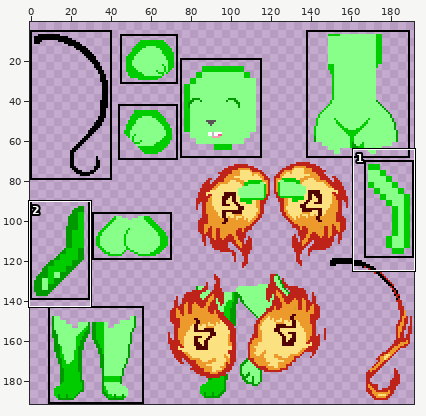
File history of a sprite sheet, cocspred/res/charview/hinezumi.png. The first picture is a wide view before the edit; the outline marks the close-up.
Close-up. First the earlier version:
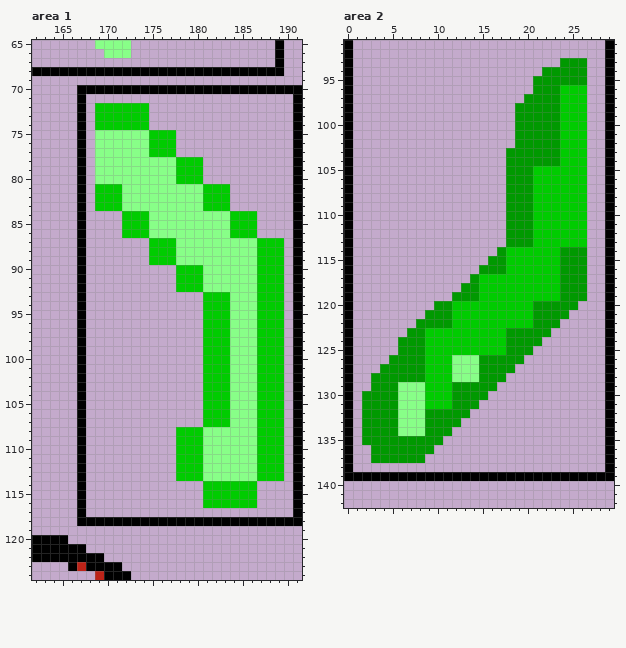
The file is 192x192 pixels. Pixels under 10% opacity are left out. Colours within 5 levels of each other are drawn and written as one. Shown: area 1: x 162..191, y 65..124; area 2: x 0..29, y 91..142. The wide view leaves out empty margins.
Once edited:
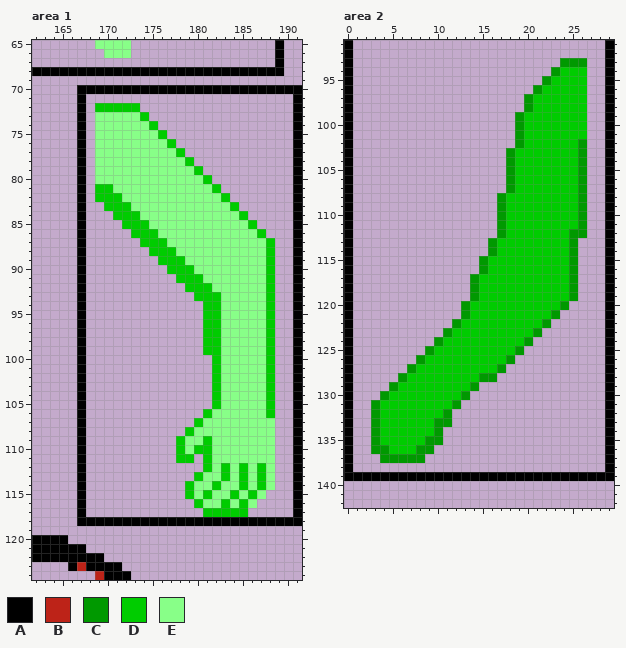
Palette (. is transparent): A #000000  B #bd2318  C #009900  D #00cc00  E #88ff88
The edit:
Area 1:
y 72: x 174 D -> .
y 73: x 169..173 DDDDD -> EEEEE
y 74: x 169..175 DDDDDD. -> EEEEEED
y 75: x 175 D -> E; x 177 D -> .
y 76: x 175..176 DD -> EE
y 77: x 175..178 DDD. -> EEED
y 78: x 178 D -> E; x 180 D -> .
y 79: x 178..179 DD -> EE
y 80: x 178..181 DDD. -> EEED
y 81: x 171 D -> E; x 181 D -> E; x 183 D -> .
y 82: x 181..182 DD -> EE
y 83: x 169 D -> .; x 172 E -> D; x 181..184 DDD. -> EEED
y 84: x 171 . -> D; x 174 D -> E; x 184 D -> E; x 186 D -> .
y 85: x 184..185 DD -> EE
y 86: x 172 D -> .; x 175 E -> D; x 184..187 DDD. -> EEED
y 87: x 174 . -> D; x 177 D -> E; x 187 D -> E; x 189 D -> .
y 88: x 187 D -> E; x 189 D -> .
y 89: x 175 D -> .; x 178 E -> D; x 187 D -> E; x 189 D -> .
y 90: x 177 . -> D; x 180 D -> E; x 187 D -> E; x 189 D -> .
y 91: x 187 D -> E; x 189 D -> .
y 92: x 178 D -> .; x 181 E -> D; x 187 D -> E; x 189 D -> .
y 93: x 180 . -> D; x 183 D -> E; x 187 D -> E; x 189 D -> .
y 94..99: x 183 D -> E; x 187 D -> E; x 189 D -> .
y 100..105: x 181 D -> .; x 183 D -> E; x 187 D -> E; x 189 D -> .
y 106: x 182..183 DD -> EE; x 187 D -> E; x 189 D -> .
y 107: x 180..183 .DDD -> DEEE; x 187..189 DDD -> EE.
y 108: x 178 D -> .; x 180 D -> E; x 187..189 DDD -> EE.
y 109: x 179..181 DDE -> EED; x 187..189 DDD -> EE.
y 110: x 179 D -> E; x 181 E -> D; x 187..189 DDD -> EE.
y 111: x 180..181 DE -> .D; x 187..189 DDD -> EE.
y 112: x 178..181 DDDE -> ...D; x 183 E -> D; x 185 E -> D; x 188..189 DD -> E.
y 113: x 178..179 DD -> ..; x 183 E -> D; x 185 E -> D; x 188..189 DD -> E.
y 114: x 179..181 ..D -> DEE; x 183..184 DD -> EE; x 186..188 D.. -> EDE
y 115: x 179..180 .. -> DE; x 182..183 DD -> EE; x 185 D -> E; x 187 . -> E
y 116: x 180..182 .DD -> DEE; x 184 D -> E; x 186 D -> E
y 117: x 181..185 ..... -> DDDDD
Area 2:
y 94: x 22 C -> .; x 24..26 CCC -> DDD
y 95: x 21 C -> .; x 23..26 CCCC -> DDDD
y 96: x 22..23 CC -> DD
y 97: x 21..23 CCC -> DDD
y 98: x 19 C -> .; x 21..23 CCC -> DDD
y 99..101: x 20..23 CCCC -> DDDD
y 102: x 20..23 CCCC -> DDDD; x 26 D -> C
y 103..104: x 19..23 CCCCC -> DDDDD; x 26 D -> C
y 105..107: x 19..20 CC -> DD; x 26 D -> C
y 108..111: x 17..20 .CCC -> CDDD; x 26 D -> C
y 112: x 17..20 .CCC -> CDDD; x 25..26 DD -> CC
y 113: x 16..20 ..CCC -> CDDDD; x 25..26 DD -> C.
y 114: x 16..17 .C -> CD; x 24 C -> D; x 26 C -> .
y 115: x 15..17 .CC -> CDD; x 24 C -> D; x 26 C -> .
y 116: x 16..17 CC -> DD; x 24 C -> D; x 26 C -> .
y 117: x 24 C -> D; x 26 C -> .
y 118: x 13 C -> .; x 24 C -> D; x 26 C -> .
y 119: x 12..13 CC -> ..; x 24 C -> D; x 26 C -> .
y 120: x 10..13 CCDD -> ...C; x 21..23 CCC -> DDD; x 25 C -> .
y 121: x 9..13 CCCDD -> ....C; x 21..22 CC -> DD; x 24 C -> .
y 122: x 8..12 CCCCD -> ....C; x 21 C -> D; x 23 C -> .
y 123: x 7..11 CCDDD -> ....C; x 18..20 CCC -> DDD; x 22 C -> .
y 124: x 6..10 CCCDD -> ....C; x 18..19 CC -> DD; x 21 C -> .
y 125: x 6..9 CCCD -> ...C; x 18 C -> D; x 20 C -> .
y 126: x 5..7 CCC -> ...; x 12..17 EEECCC -> DDDDDD; x 19 C -> .
y 127: x 4..6 CCC -> ...; x 8 C -> D; x 12..16 EEECC -> DDDDD; x 18 C -> .
y 128: x 3..5 CCC -> ...; x 7..8 CC -> DD; x 12..14 EEE -> DDD; x 17 C -> .
y 129: x 3..4 CC -> ..; x 6..8 EEE -> DDD; x 12..13 CC -> DD; x 15..16 CC -> ..
y 130: x 2..3 CC -> ..; x 5..8 CEEE -> DDDD; x 12 C -> D; x 14..15 CC -> ..
y 131: x 2 C -> .; x 4..8 CCEEE -> DDDDD; x 13..14 CC -> ..
y 132: x 2 C -> .; x 4..10 CCEEECC -> DDDDDDD; x 12..13 CC -> ..
y 133: x 2 C -> .; x 4..9 CCEEEC -> DDDDDD; x 12 C -> .
y 134: x 2 C -> .; x 4..9 CCEEEC -> DDDDDD; x 11 C -> .
y 135: x 2 C -> .; x 4..8 CCCCC -> DDDDD
y 136: x 5..7 CCC -> DDD
y 137: x 3 C -> .
Where, in picture pixels (left, top, right, bottom), the same in both close-ups:
changed: (95, 103, 284, 517)
changed: (362, 67, 587, 463)
